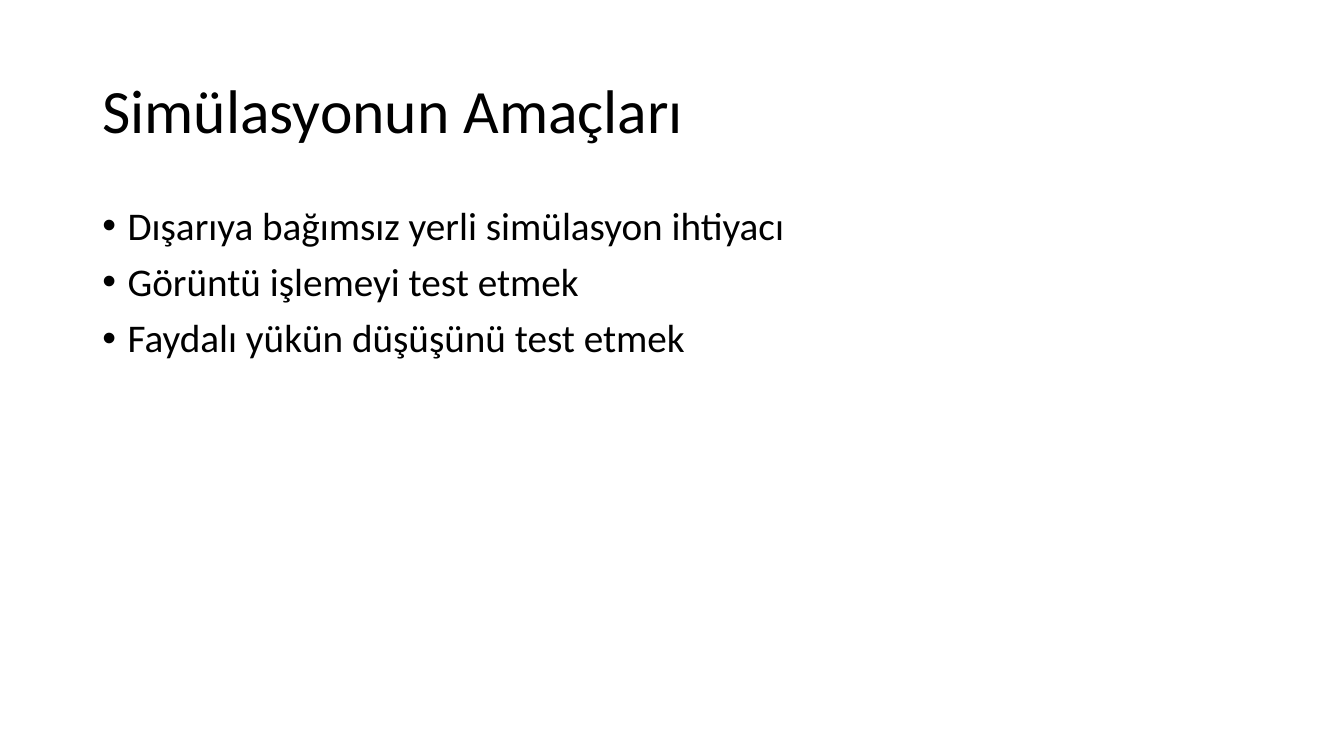
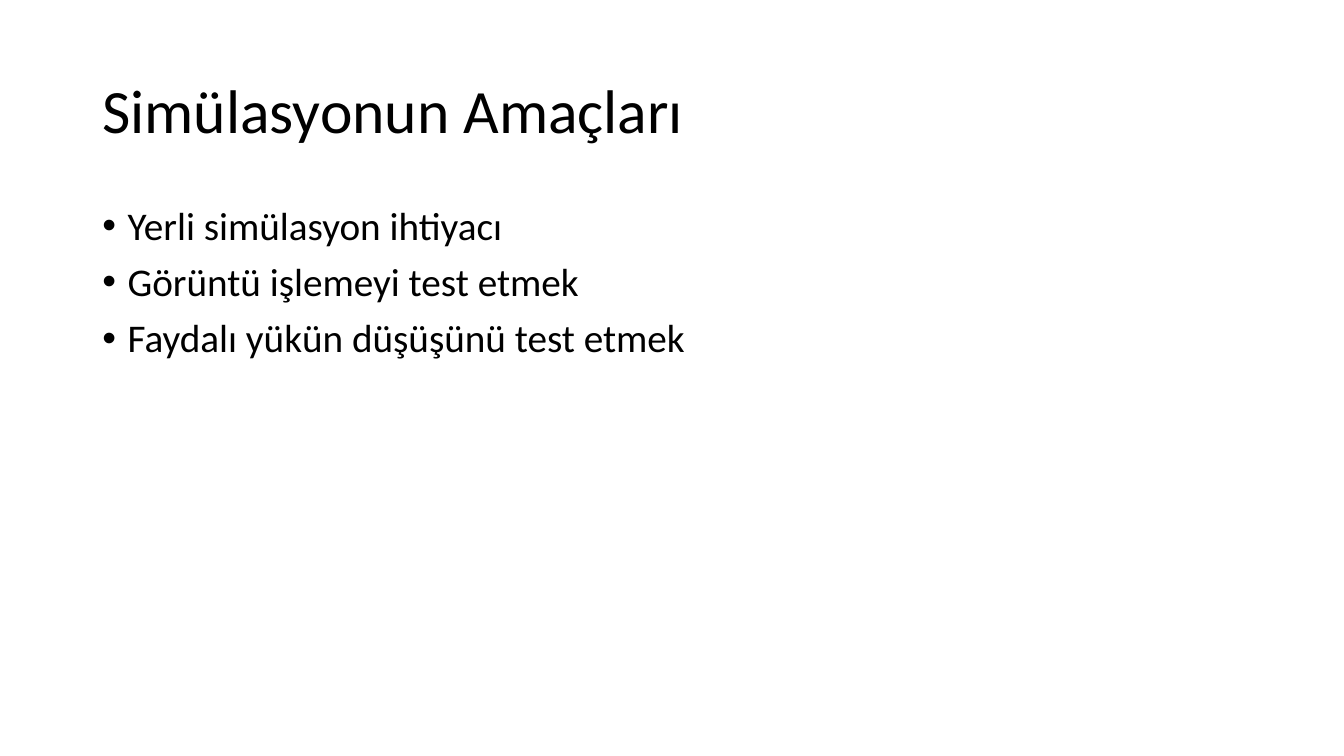
Before and after one commit to ByPikod/yelkiran-uav, a slide deck: slide 6 of Sunum.pptx. Drawn at 1344x756 pixels with LibreOffice and Linux fonts; fonts in the diff are those of the drawing. Boxes give left, top, right and bottom in pixels: in the first picture for what was removed or moved away, otherwise in the second. Text is boxed around its words. In the diff, an @@ line names an element or a change of style, - is before the commit and + after.

Commit message:
slide updated

```diff
--- a/Sunum.pptx
+++ b/Sunum.pptx
@@ text at <box>128,212,502,247</box>: text changed @@
-• Dışarıya bağımsız yerli simülasyon ihtiyacı
+• Yerli simülasyon ihtiyacı
```
Also in this commit, not shown: 2 other slides changed, 1 slide added, 1 slide removed.
